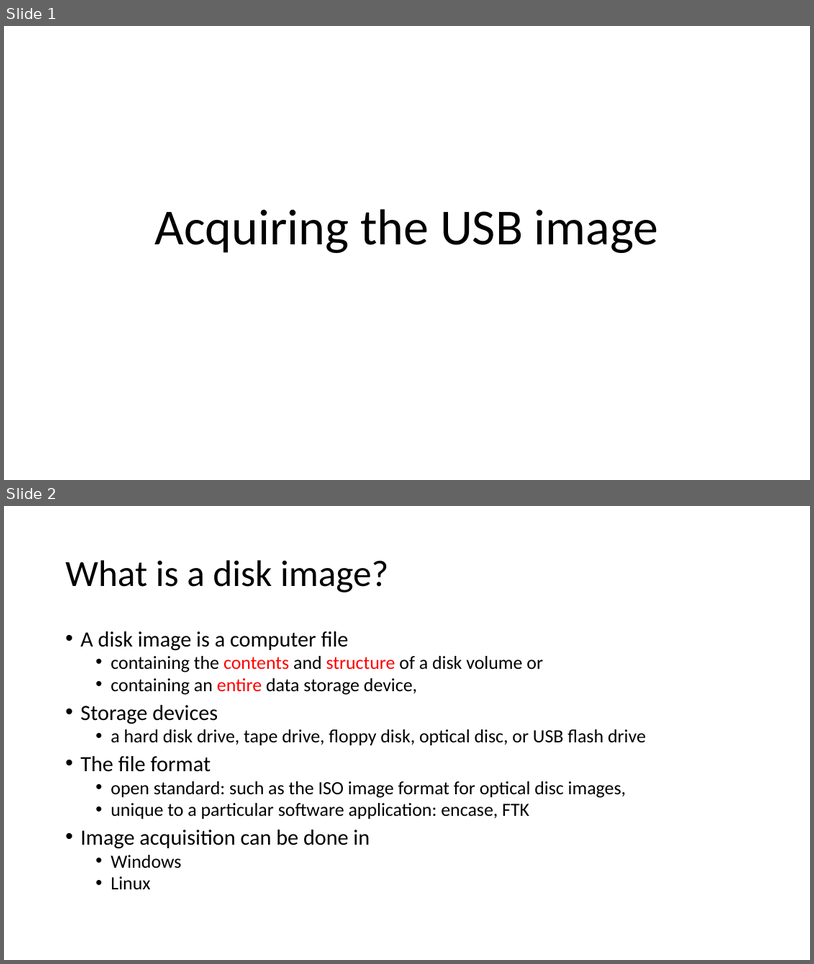
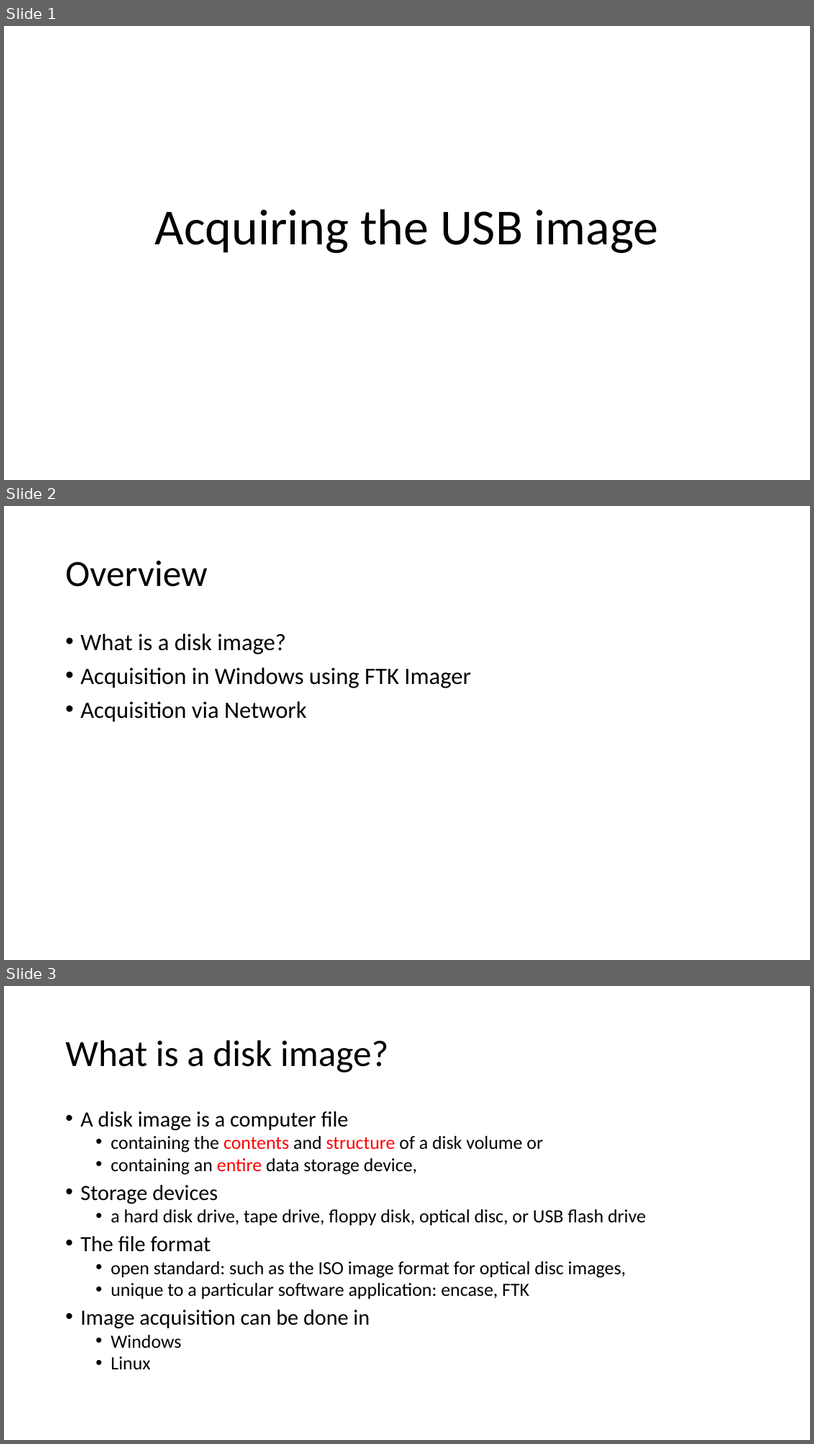
Before and after one commit to frankwxu/digital-forensics-lab, a slide deck: Basic_Computer_Skills_for_Forensics/7_USB_Image_Acquisition.pptx. Shown one above the other, each under a label of ours: slides 1 and 2 before the commit, slides 1, 2 and 3 after it. The pictures are 814x964 and 814x1444 pixels, drawn with LibreOffice and Linux fonts; fonts in the diff are those of the drawing; background and template pictures are left out. Boxes give left, top, right and bottom in pixels: in the first picture for what was removed or moved away, otherwise in the second. Text is boxed around its words. In the diff, an @@ line names an element or a change of style, - is before the commit and + after.

```diff
--- a/Basic_Computer_Skills_for_Forensics/7_USB_Image_Acquisition.pptx
+++ b/Basic_Computer_Skills_for_Forensics/7_USB_Image_Acquisition.pptx
@@ slide 2 added at box(4, 506, 810, 960), background #FFFFFF @@
@@ title added at box(65, 560, 207, 587), 44 pt, text #000000 @@
+Overview
@@ text added at box(80, 633, 471, 722), 28 pt, text #000000 @@
+• What is a disk image?
+• Acquisition in Windows using FTK Imager
+• Acquisition via Network
@@ what was slide 2 is now slide 3 @@
```
Also in this commit, not shown: 5 other slides added.
